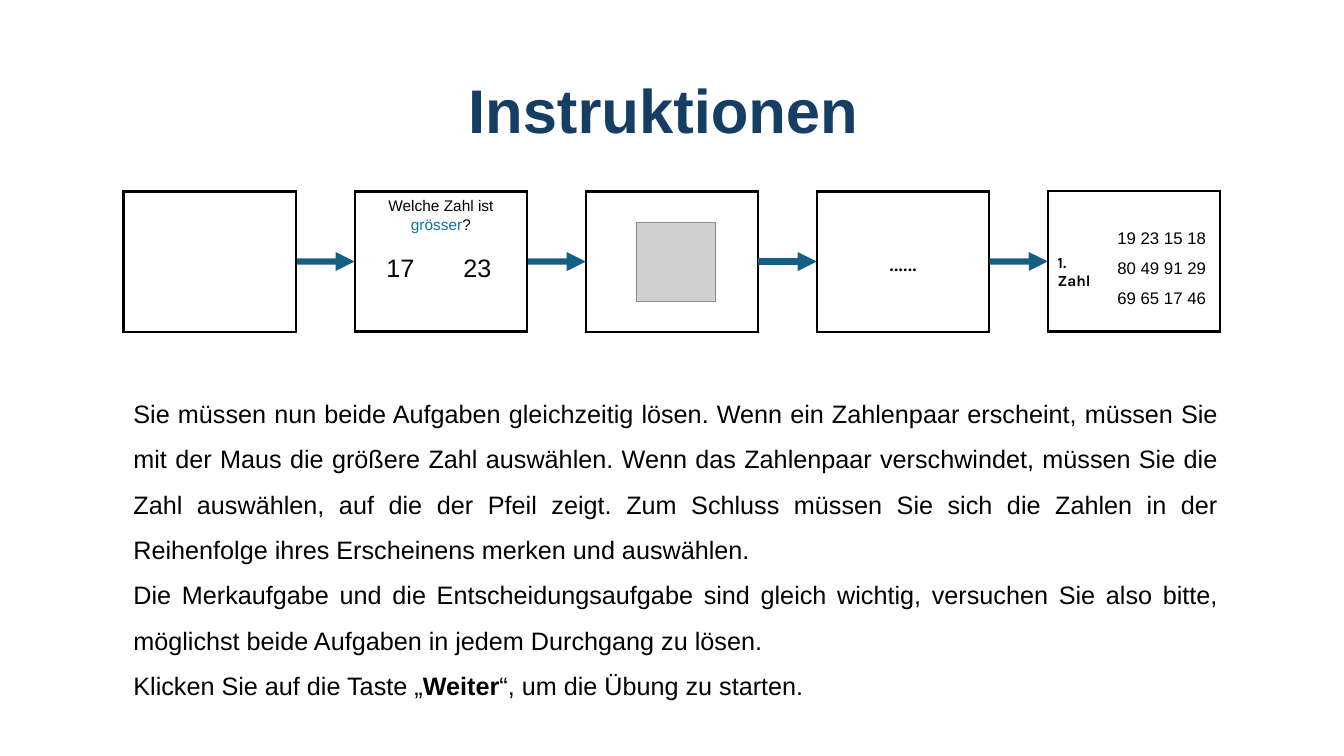
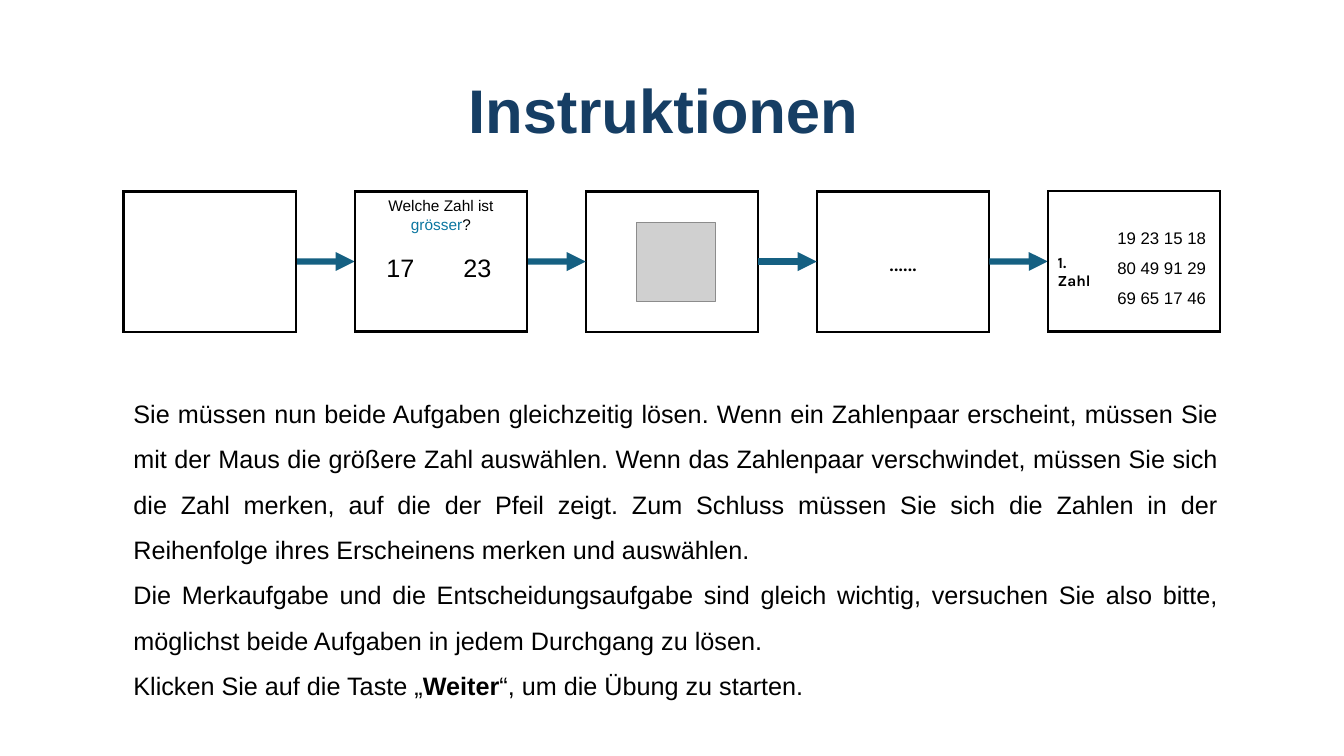
Before and after one commit to GidonFrischkorn/Ambizione-IndividualDifferencesStudy, a slide deck: slide 4 of tasks/number-complex-span/assets/images/instruction-de/instruction.pptx. Drawn at 1344x756 pixels with LibreOffice and Linux fonts; fonts in the diff are those of the drawing; grey boxes stand for pictures. Boxes give left, top, right and bottom in pixels: in the first picture for what was removed or moved away, otherwise in the second. Text is boxed around its words. In the diff, an @@ line names an element or a change of style, - is before the commit and + after.

```diff
--- a/tasks/number-complex-span/assets/images/instruction-de/instruction.pptx
+++ b/tasks/number-complex-span/assets/images/instruction-de/instruction.pptx
@@ text at bbox=[133, 404, 1218, 565]: text changed @@
-Sie müssen nun beide Aufgaben gleichzeitig lösen. Wenn ein Zahlenpaar erscheint, müssen Sie mit der Maus die größere Zahl auswählen. Wenn das Zahlenpaar verschwindet, müssen Sie die Zahl auswählen, auf die der Pfeil zeigt. Zum Schluss müssen Sie sich die Zahlen in der Reihenfolge ihres Erscheinens merken und auswählen.
+Sie müssen nun beide Aufgaben gleichzeitig lösen. Wenn ein Zahlenpaar erscheint, müssen Sie mit der Maus die größere Zahl auswählen. Wenn das Zahlenpaar verschwindet, müssen Sie sich die Zahl merken, auf die der Pfeil zeigt. Zum Schluss müssen Sie sich die Zahlen in der Reihenfolge ihres Erscheinens merken und auswählen.
```
Also in this commit, not shown: 4 other files.
